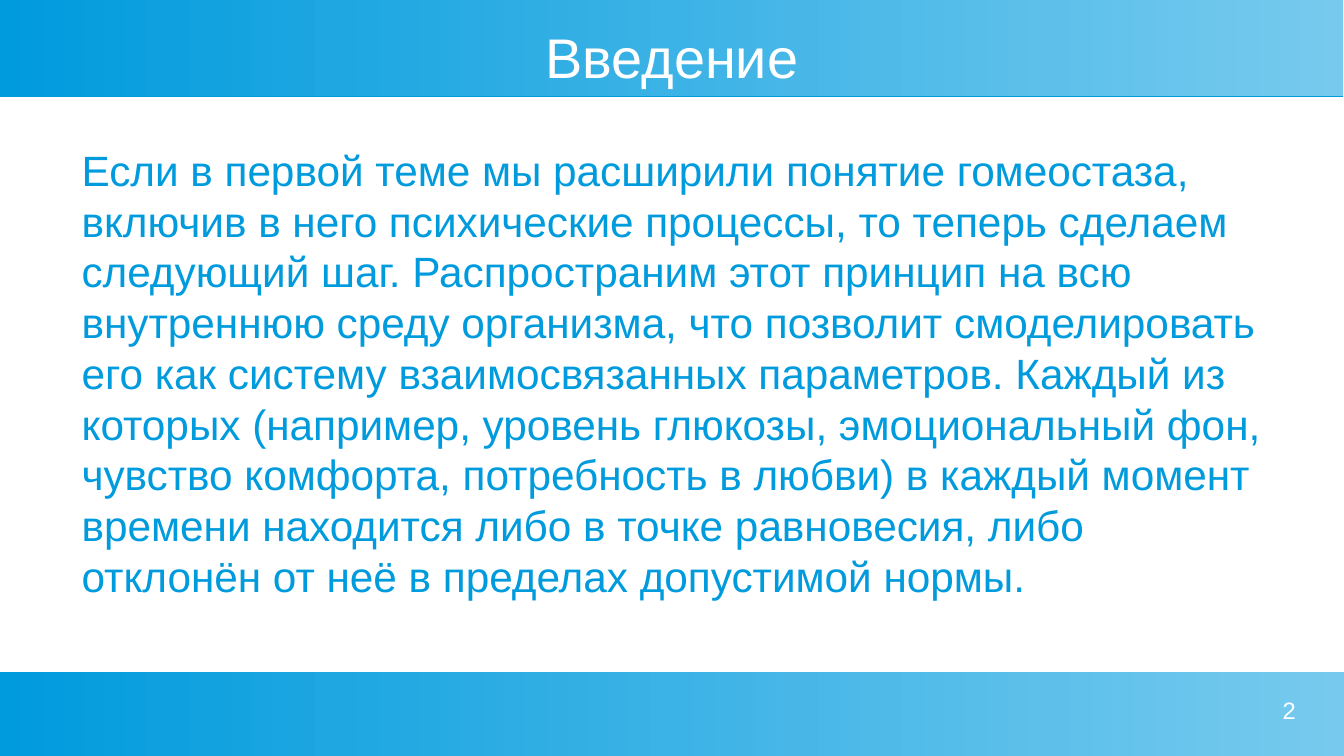
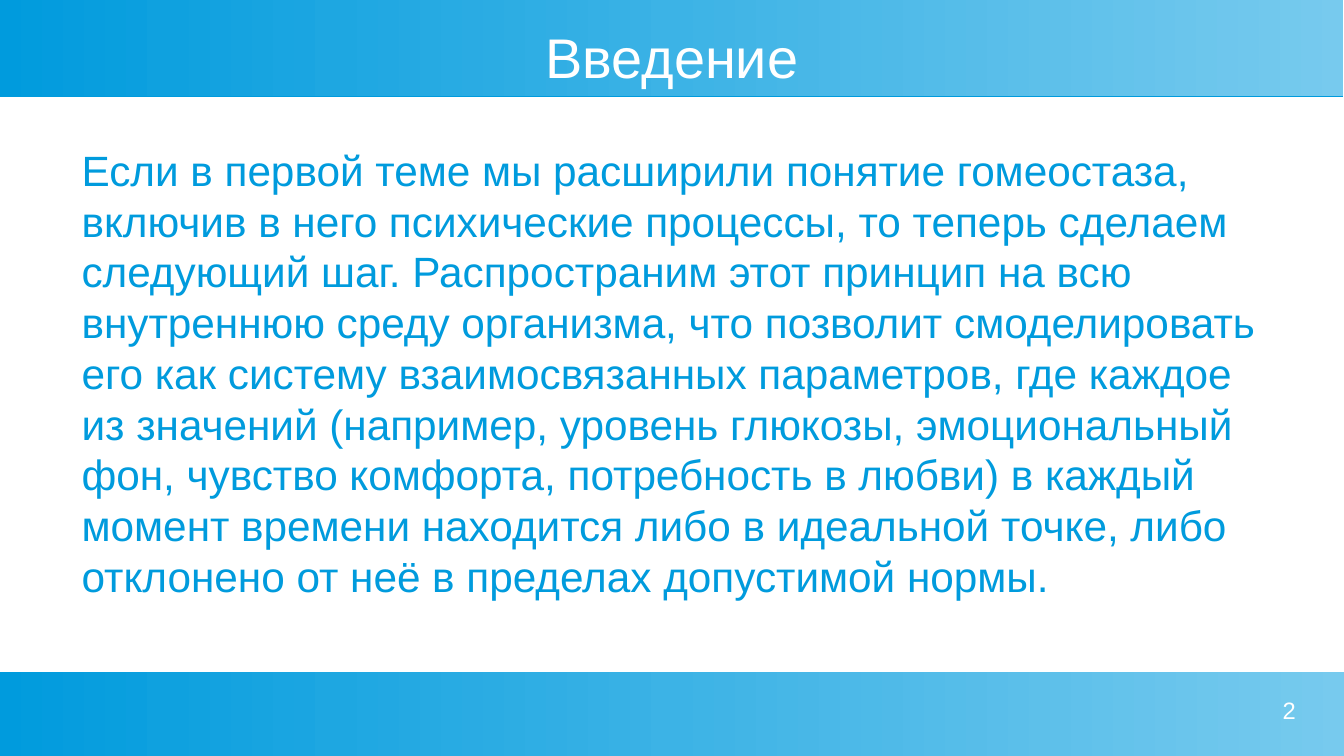
Before and after one commit to Chularev/articles, a slide deck: slide 2 of Psychology/2. гомеостаз и мотивация.odp. Drawn at 1344x756 pixels with LibreOffice and Linux fonts; fonts in the diff are those of the drawing. Boxes give left, top, right and bottom in pixels: in the first picture for what was removed or moved away, otherwise in the second. Text is boxed around its words. In the diff, an @@ line names an element or a change of style, - is before the commit and + after.

Commit message:
tmp

```diff
--- a/Psychology/2. гомеостаз и мотивация.odp
+++ b/Psychology/2. гомеостаз и мотивация.odp
@@ text at <box>82,154,1255,600</box>: text changed @@
-Если в первой теме мы расширили понятие гомеостаза, включив в него психические процессы, то теперь сделаем следующий шаг. Распространим этот принцип на всю внутреннюю среду организма, что позволит смоделировать его как систему взаимосвязанных параметров. Каждый из которых (например, уровень глюкозы, эмоциональный фон, чувство комфорта, потребность в любви) в каждый момент времени находится либо в точке равновесия, либо отклонён от неё в пределах допустимой нормы.
+Если в первой теме мы расширили понятие гомеостаза, включив в него психические процессы, то теперь сделаем следующий шаг. Распространим этот принцип на всю внутреннюю среду организма, что позволит смоделировать его как систему взаимосвязанных параметров, где каждое из значений (например, уровень глюкозы, эмоциональный фон, чувство комфорта, потребность в любви) в каждый момент времени находится либо в идеальной точке, либо отклонено от неё в пределах допустимой нормы.
```
Also in this commit, not shown: 1 slide added.
